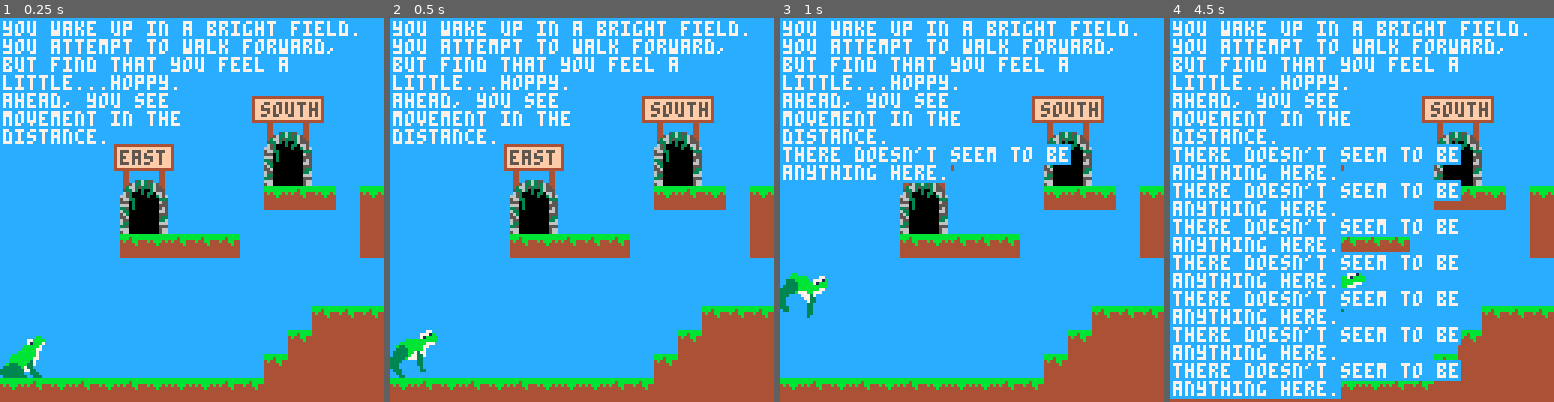
Above: before the commit, frames 1-4 (left to right).
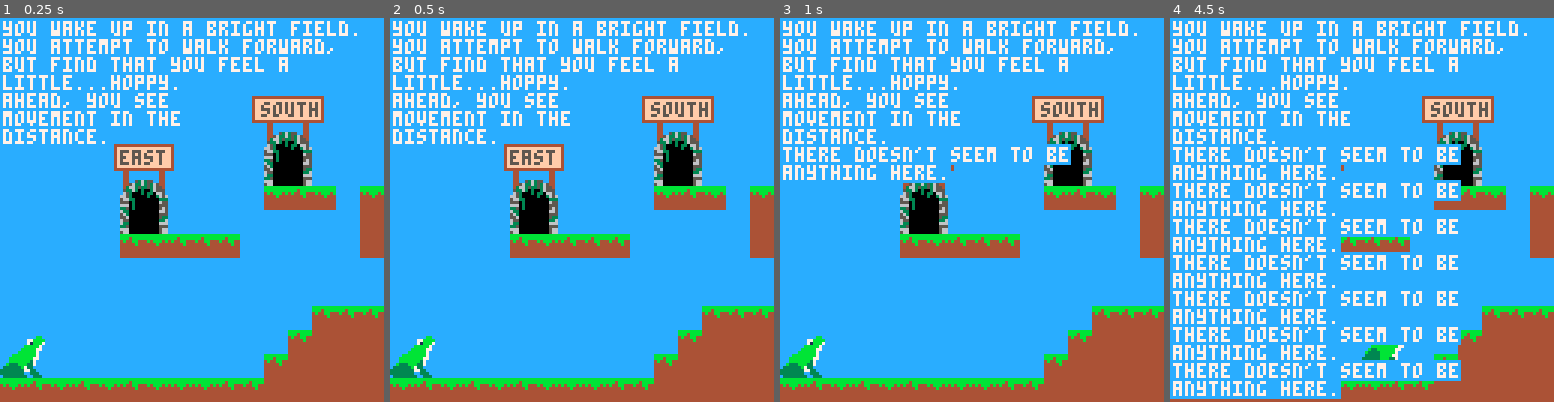
Above: after the commit, the same moments.

Repository: cincodenada/frogsvscats
Game: PICO-8 cartridge frogsvscats.p8
Two runs of this game, one before a commit and one after it. Both use one fixed random seed, a clock stepped at 60 frames per second and the inputs below.
Inputs:
- Up to frame 1 (0.25 s): no input
- Up to frame 2 (0.5 s): tap X (X key) at 0.33 s
- Up to frame 3 (1 s): tap O (Z key) at 0.7 s
- Up to frame 4 (4.5 s): tap X (X key) at 1.07, 1.85, 2.97, 4.08 s; hold Right 1.6-2.1 s; tap O (Z key) every 0.4 s from 1.7 to 4.1 s; hold Up 2.15-2.42 s; hold Right 2.47-3.03 s; hold Left 3.08-3.58 s; hold Down 3.63-3.97 s; hold Right from 4.02 s (still down)

Frame 1 is identical in both runs. In frame 2, 0.8% of the frame differs, in the area x 0-13%, y 81-94%; in frame 3, 1.4%, in the area x 0-13%, y 66-94%; in frame 4, 0.5%.

Commit message:
Implement auto-jump

Diff:
--- a/frogsvscats.p8
+++ b/frogsvscats.p8
@@ -573,10 +573,10 @@
 end
 -- returns boundaries, idx are buttons (lrud)
 function exists:b(idx)
-	if(idx == 0) return flr(self.x)
-	if(idx == 1) return flr(self.x+self.w-1)
-	if(idx == 2) return flr(self.y-self.h)
-	if(idx == 3) return flr(self.y-1)
+	if(idx == 0 or idx=='w') return flr(self.x)
+	if(idx == 1 or idx=='e') return flr(self.x+self.w-1)
+	if(idx == 2 or idx=='n') return flr(self.y-self.h)
+	if(idx == 3 or idx=='s') return flr(self.y-1)
 end
 function exists:contains_x(p) return (p >= self:b(0) and p <= self:b(1)) end
 function exists:contains_y(p) return (p >= self:b(2) and p <= self:b(3)) end
@@ -888,7 +888,11 @@
 			-- if we're gonna run into something, make it a leap
 			local jump_x = 16
 			local jump_y = 8
-			--if(get_colliding(self.x + jump_x, self.y, self.w, self.h))
+			if(game:get_colliding(self.x + jump_x*self.sprite.facing, self:b('n'), self.w, self.h)) then
+				if(not game:get_colliding(self.x + jump_x*self.sprite.facing, self:b('n') - jump_y, self.h)) then
+					self.leaping = true
+				end
+			end
 			if(self.leaping) then
 				if(self.leaping_up) then
 					self:set_frame_slow(5,10,4)
@@ -934,10 +938,9 @@
 function player:update()
 	if(btnp(0)) self:jump(-1)
 	if(btnp(1)) self:jump(1)
-	if(btnp(2)) self:leap(btn(3))
+	if(btnp(2)) self:leap(true)
 
 	if(btnp(4)) self:inspect()
-	if(btnp(5)) self:leap(true)
 
 	if(false) then
 		next_area = game.cur_area.id+1
